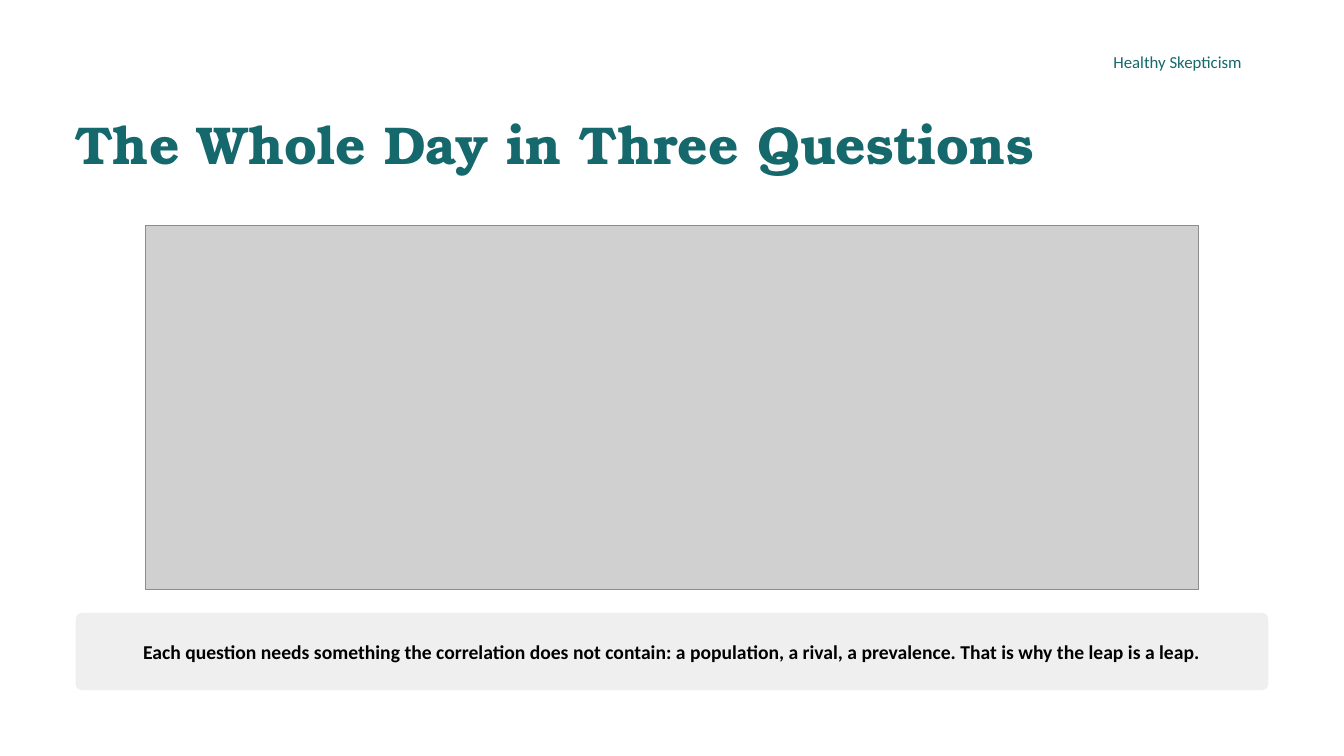
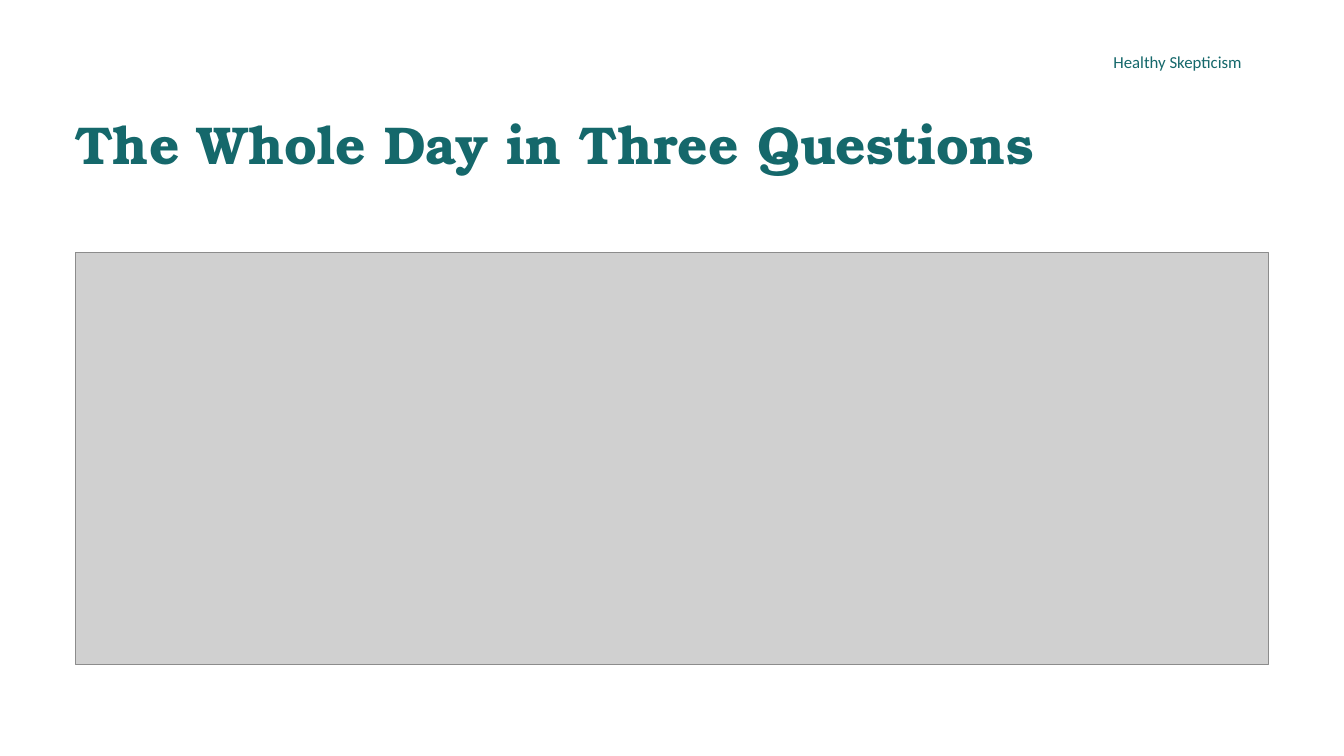
Before and after one commit to murraygmail/healthy-skepticism, a slide deck: slide 28 of materials/Day4.pptx. Drawn at 1344x756 pixels with LibreOffice and Linux fonts; fonts in the diff are those of the drawing; grey boxes stand for pictures; background and template pictures are left out. Boxes give left, top, right and bottom in pixels: in the first picture for what was removed or moved away, otherwise in the second. Text is boxed around its words. In the diff, an @@ line names an element or a change of style, - is before the commit and + after.

```diff
--- a/materials/Day4.pptx
+++ b/materials/Day4.pptx
@@ picture: place and size @@
-picture at [146,226,1199,590]
+picture at [76,252,1268,664]
@@ rounded rectangle removed at [76,613,1268,691] @@
-Each question needs something the correlation does not contain: a population, a rival, a prevalence. That is why the leap is a leap.
```
Also in this commit, not shown: 21 other slides changed, 7 other files.
